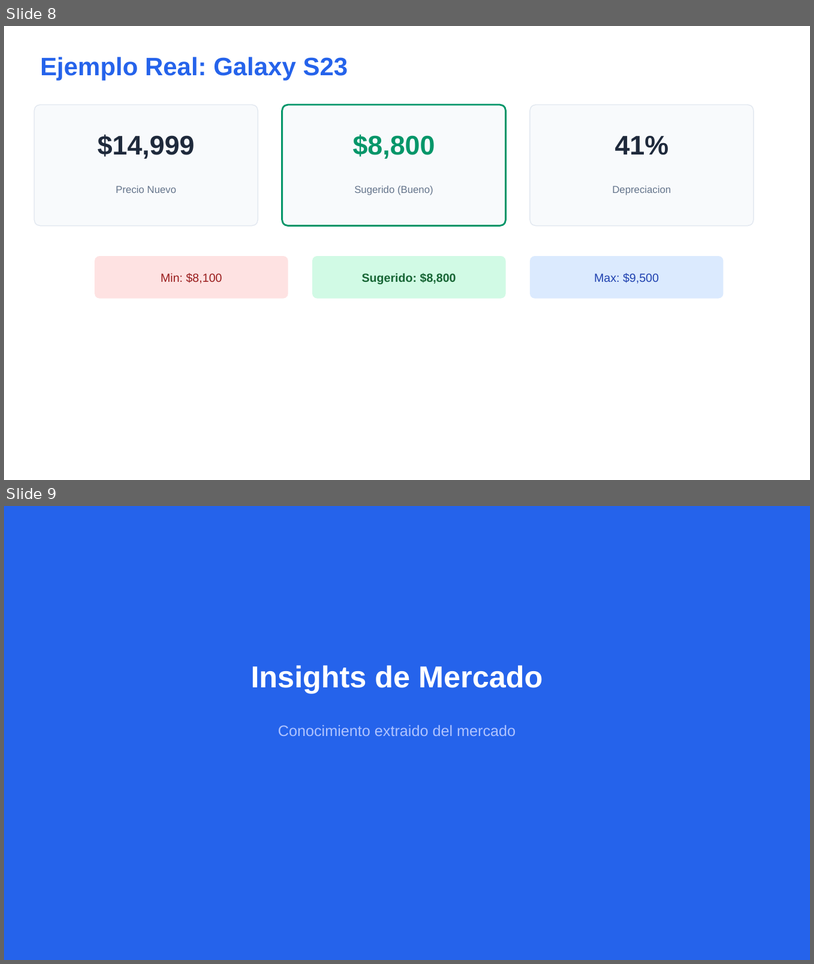
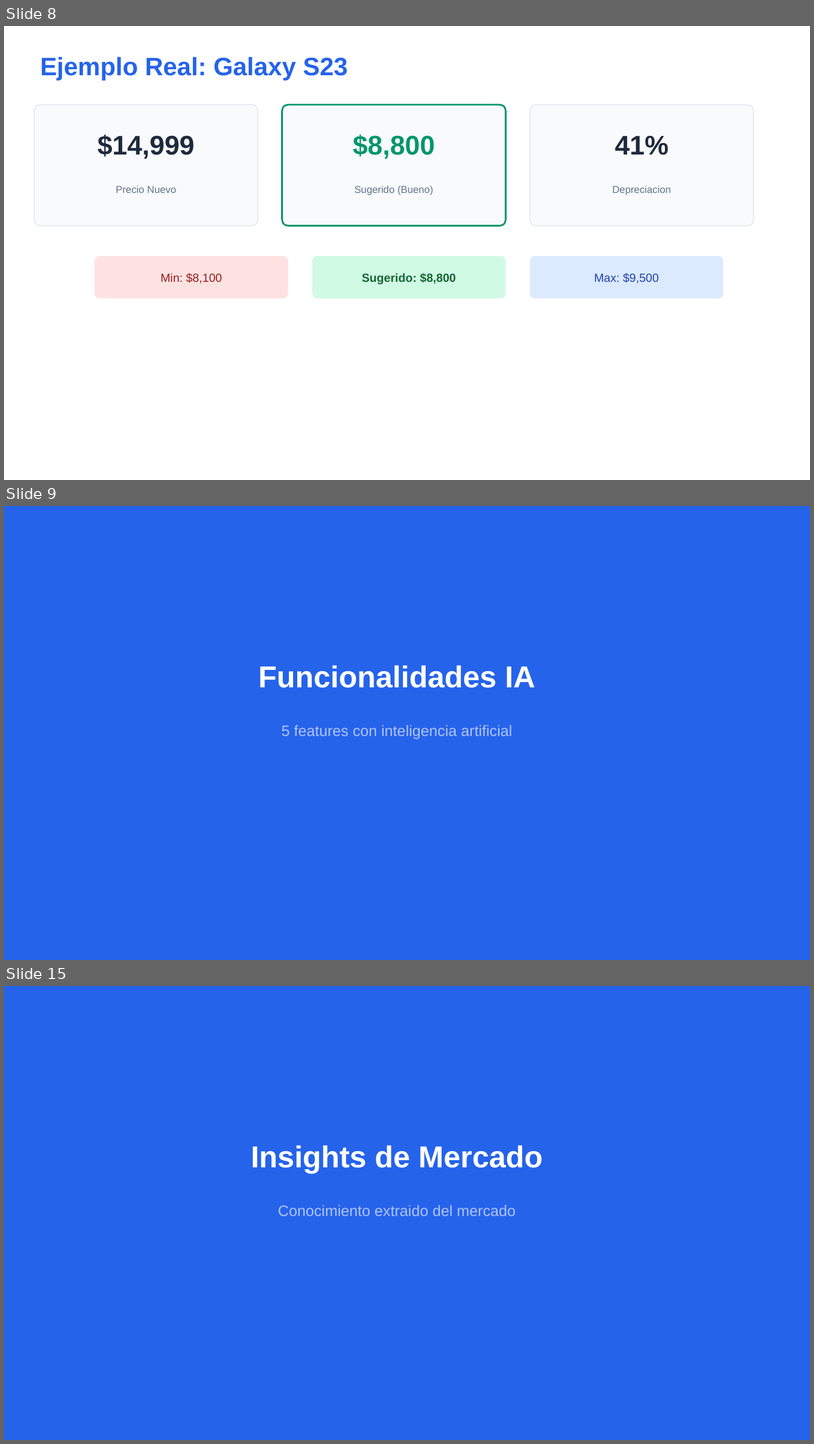
Before and after one commit to OscarEL1/smartvaluation, a slide deck: presentacion/SmartValuation_Presentacion.pptx. Shown one above the other, each under a label of ours: slides 8 and 9 before the commit, slides 8, 9 and 15 after it; the slides between them are not shown. The pictures are 814x964 and 814x1444 pixels, drawn with LibreOffice and Linux fonts; fonts in the diff are those of the drawing. Boxes give left, top, right and bottom in pixels: in the first picture for what was removed or moved away, otherwise in the second. Text is boxed around its words. In the diff, an @@ line names an element or a change of style, - is before the commit and + after.

Commit message:
docs: actualizar contexto, presentacion HTML/PDF/PPTX con todas las features nuevas

```diff
--- a/presentacion/SmartValuation_Presentacion.pptx
+++ b/presentacion/SmartValuation_Presentacion.pptx
@@ slide 9 added at (4, 506, 810, 960), background #2563EB @@
@@ text added at (258, 665, 535, 688), 36 pt, text #FFFFFF, bold @@
+Funcionalidades IA
@@ text added at (282, 725, 512, 739), 18 pt, text #B0C4FF @@
+5 features con inteligencia artificial
@@ what was slide 9 is now slide 15 @@
```
Also in this commit, not shown: 6 slides changed, 7 other slides added, 2 slides removed, 5 other files.
